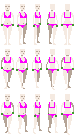
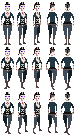
Comparing the layer stacks of the two (75, 135) images. Changes:
added layer "clara lille" above "character" over <box>1,2,74,135</box>
painted on "character" over <box>1,12,74,129</box>
